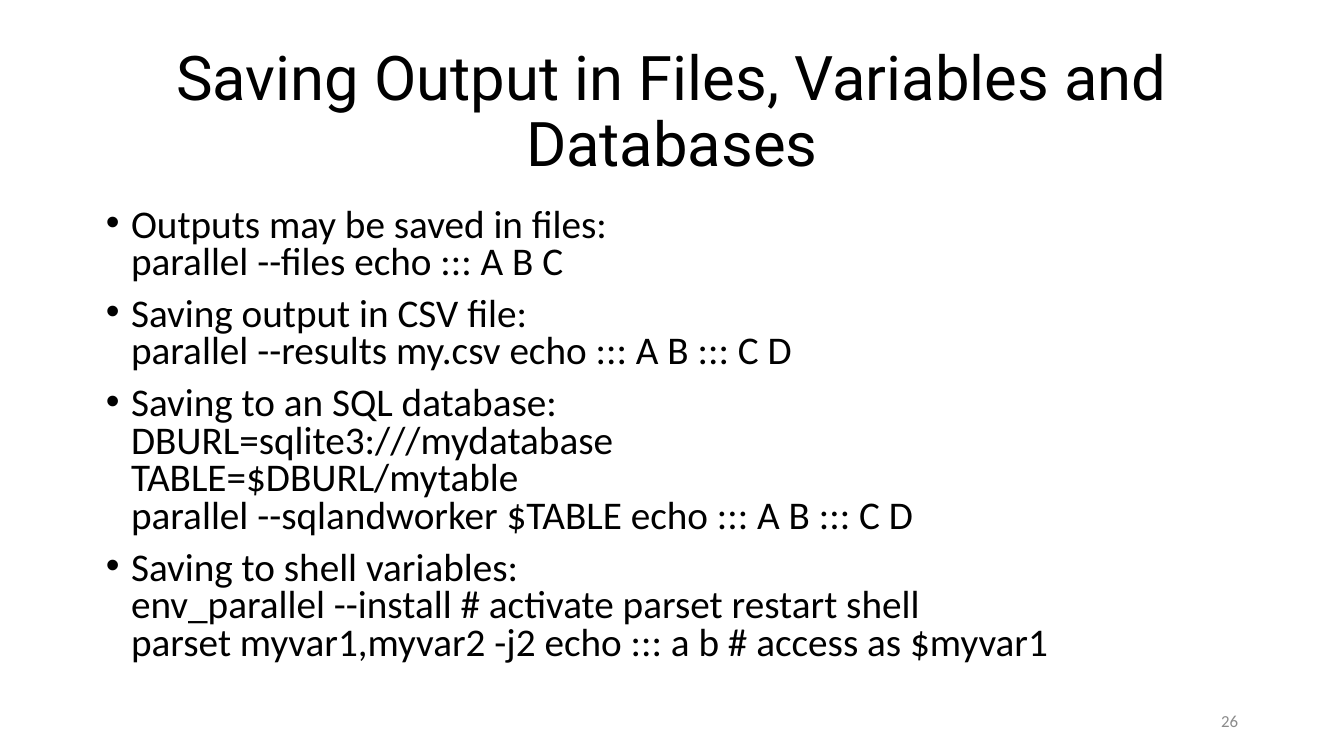
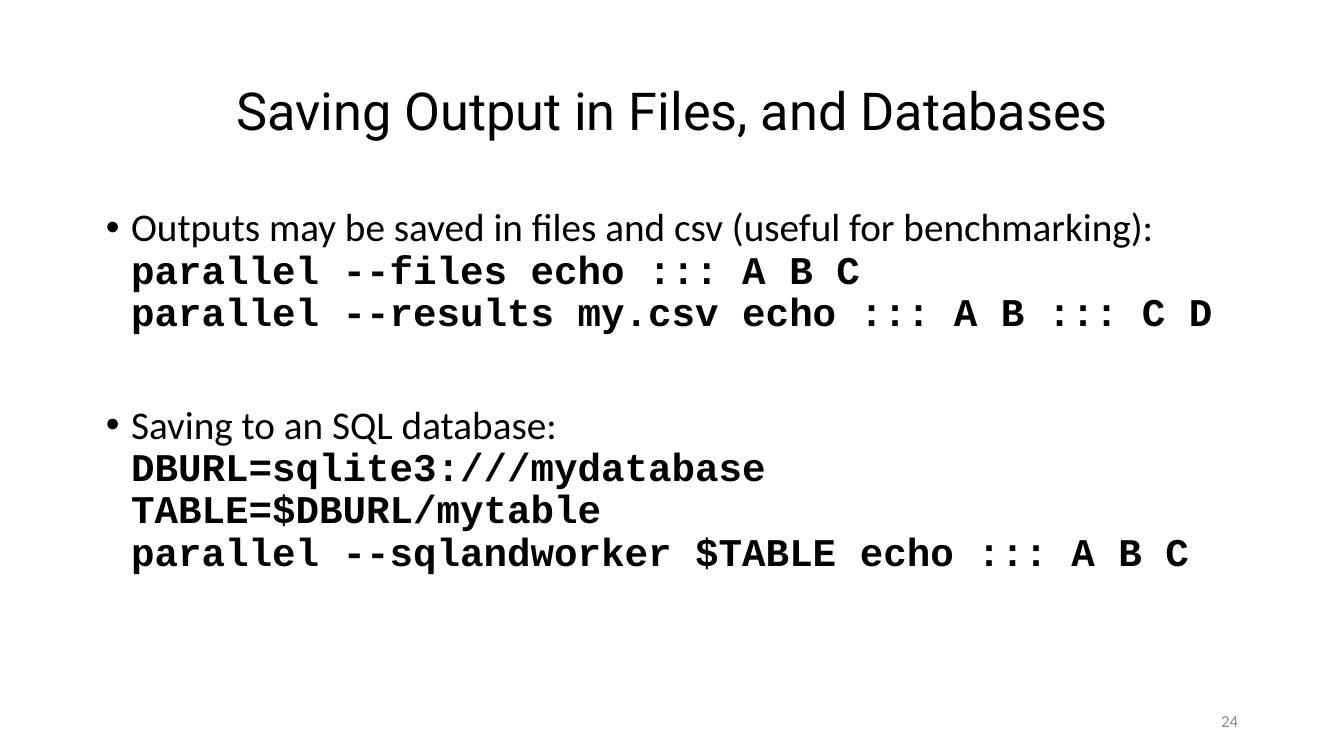
Before and after one commit to ketancmaheshwari/pearc24tut, a slide deck: slide 24 of gnu-parallel-tutorial.pptx (slide 26 before the commit). Drawn at 1344x756 pixels with LibreOffice and Linux fonts; fonts in the diff are those of the drawing. Boxes give left, top, right and bottom in pixels: in the first picture for what was removed or moved away, otherwise in the second. Text is boxed around its words. In the diff, an @@ line names an element or a change of style, - is before the commit and + after.

```diff
--- a/gnu-parallel-tutorial.pptx
+++ b/gnu-parallel-tutorial.pptx
@@ title at <box>236,90,1107,141</box>: text changed; size 33 to 28 pt @@
-Saving Output in Files, Variables and Databases
+Saving Output in Files, and Databases
@@ text at <box>131,212,1213,574</box>: text changed; font Calibri to Courier New; bold on @@
-• Outputs may be saved in files:
-  parallel --files echo ::: A B C
-• Saving output in CSV file:
-  parallel --results my.csv echo ::: A B ::: C D
-• Saving to an SQL database:
-  DBURL=sqlite3:///mydatabase
-  TABLE=$DBURL/mytable
-  parallel --sqlandworker $TABLE echo ::: A B ::: C D
-• Saving to shell variables:
-  env_parallel --install # activate parset restart shell
-  parset myvar1,myvar2 -j2 echo ::: a b # access as $myvar1
+• Outputs may be saved in files and csv (useful for benchmarking):
+  parallel --files echo ::: A B C
+  parallel --results my.csv echo ::: A B ::: C D
+• Saving to an SQL database:
+  DBURL=sqlite3:///mydatabase
+  TABLE=$DBURL/mytable
+  parallel --sqlandworker $TABLE echo ::: A B C
@@ page number at <box>1221,716,1238,727</box>: text changed @@
-26
+24
```
Also in this commit, not shown: 18 other slides changed, 5 slides added, 2 slides removed, 6 other files.
